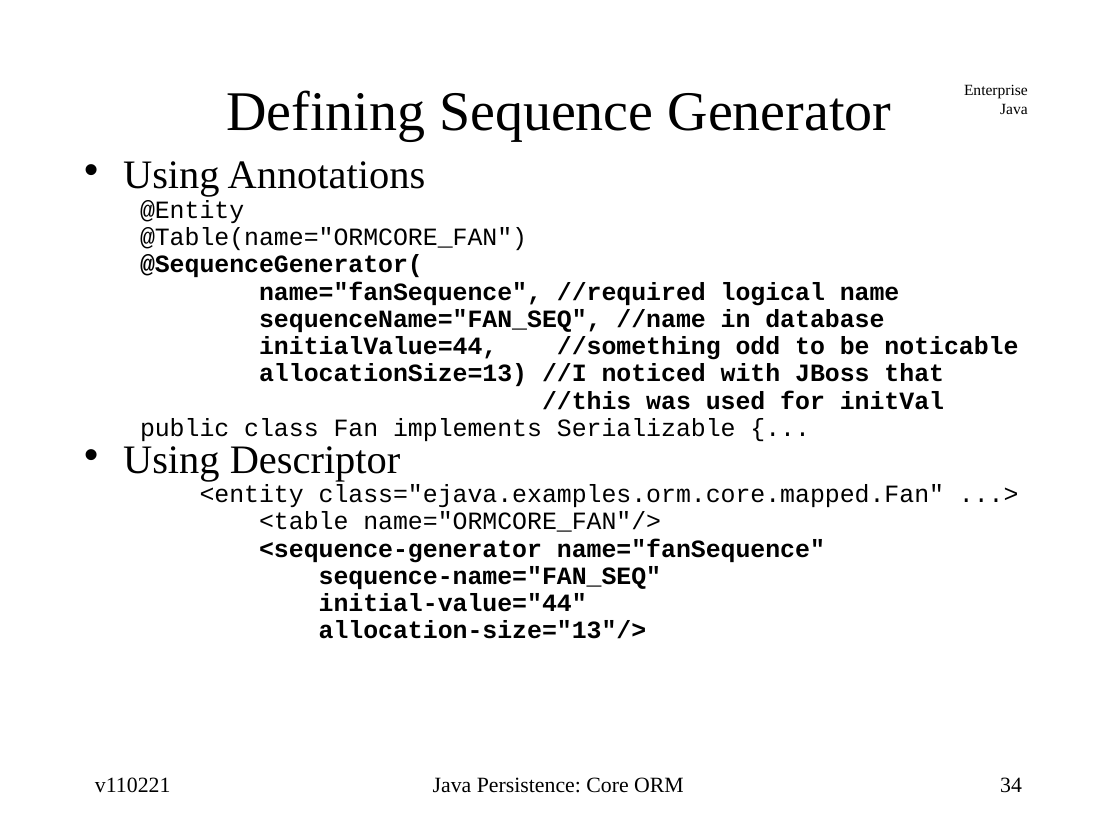
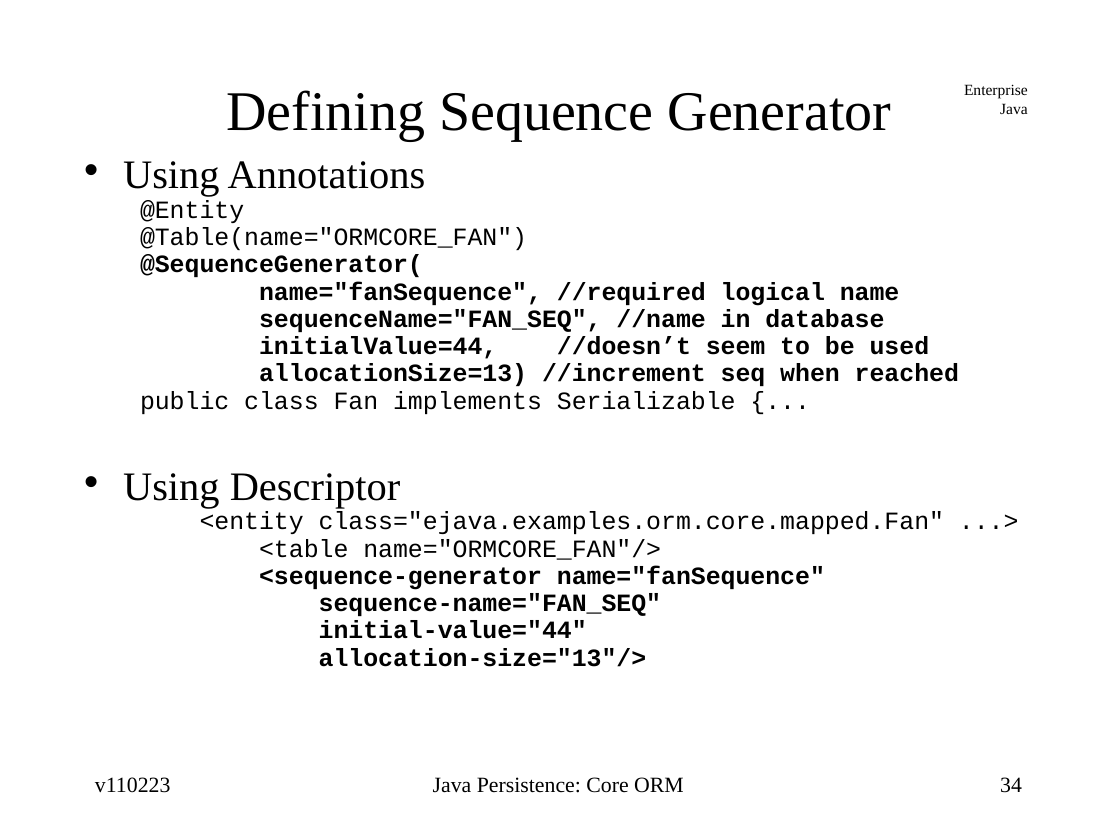
Before and after one commit to jcstaff/ejava-javaee, a slide deck: slide 34 of ormCore/src/site/resources/lectures/ormCore.ppt. Drawn at 1120x840 pixels with LibreOffice and Linux fonts; fonts in the diff are those of the drawing. Boxes give left, top, right and bottom in pixels: in the first picture for what was removed or moved away, otherwise in the second. Text is boxed around its words. In the diff, an @@ line names an element or a change of style, - is before the commit and + after.

```diff
--- a/ormCore/src/site/resources/lectures/ormCore.ppt
+++ b/ormCore/src/site/resources/lectures/ormCore.ppt
@@ text at (x1=259, y1=336, x2=959, y2=386): text changed @@
-  initialValue=44, //something odd to be noticable
-  allocationSize=13) //I noticed with JBoss that
-  //this was used for initVal
+  initialValue=44, //doesn’t seem to be used
+  allocationSize=13) //increment seq when reached
@@ text at (x1=95, y1=777, x2=171, y2=793): text changed @@
-v110221
+v110223
```
Also in this commit, not shown: 96 other slides changed, 47 other files.
